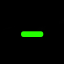
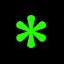
Two versions of the same layered image (64px x 64px). Layer-by-layer changes:
renamed "-" to "*", painted on it over (16, 15, 47, 48)
